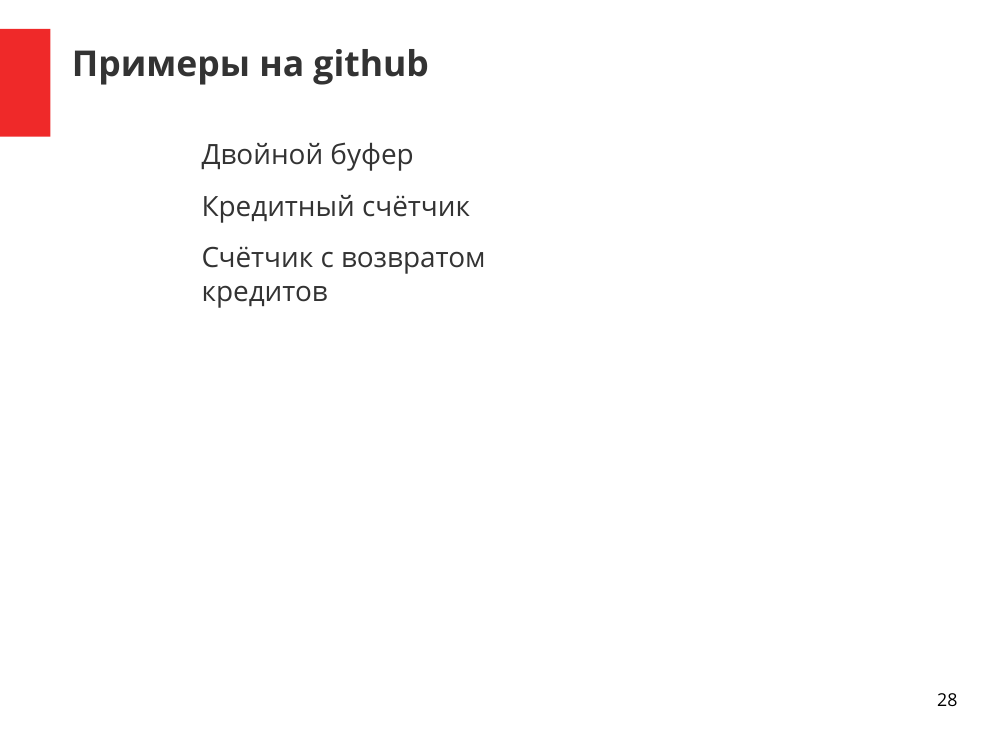
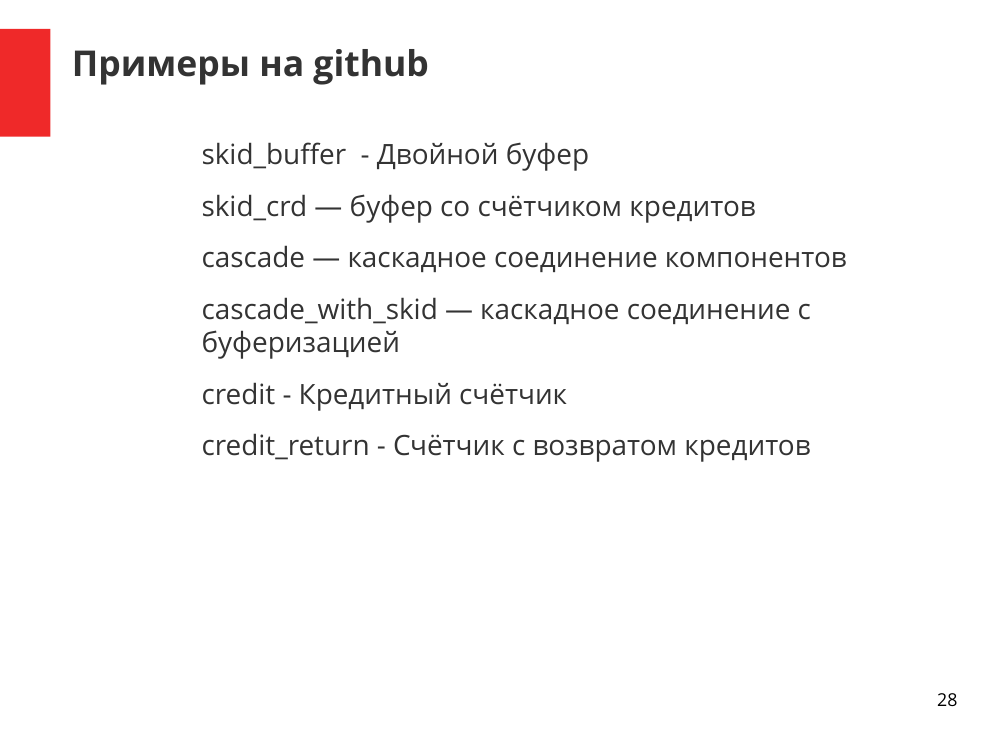
Before and after one commit to DigitalDesignSchool/2021dev, a slide deck: slide 28 of examples/presentation/pr_1.odp. Drawn at 1008x756 pixels with LibreOffice and Linux fonts; fonts in the diff are those of the drawing. Boxes give left, top, right and bottom in pixels: in the first picture for what was removed or moved away, otherwise in the second. Text is boxed around its words. In the diff, an @@ line names an element or a change of style, - is before the commit and + after.

Commit message:
skid_crd - работает, работа над презентацией

```diff
--- a/examples/presentation/pr_1.odp
+++ b/examples/presentation/pr_1.odp
@@ text at (202,142,847,462): text changed @@
-Двойной буфер
-Кредитный счётчик
-Счётчик с возвратом кредитов
+skid_buffer - Двойной буфер
+skid_crd — буфер со счётчиком кредитов
+cascade — каскадное соединение компонентов
+cascade_with_skid — каскадное соединение с буферизацией
+credit - Кредитный счётчик
+credit_return - Счётчик с возвратом кредитов
```
Also in this commit, not shown: 4 other slides changed, 2 slides added, 2 slides removed, 4 other files.
